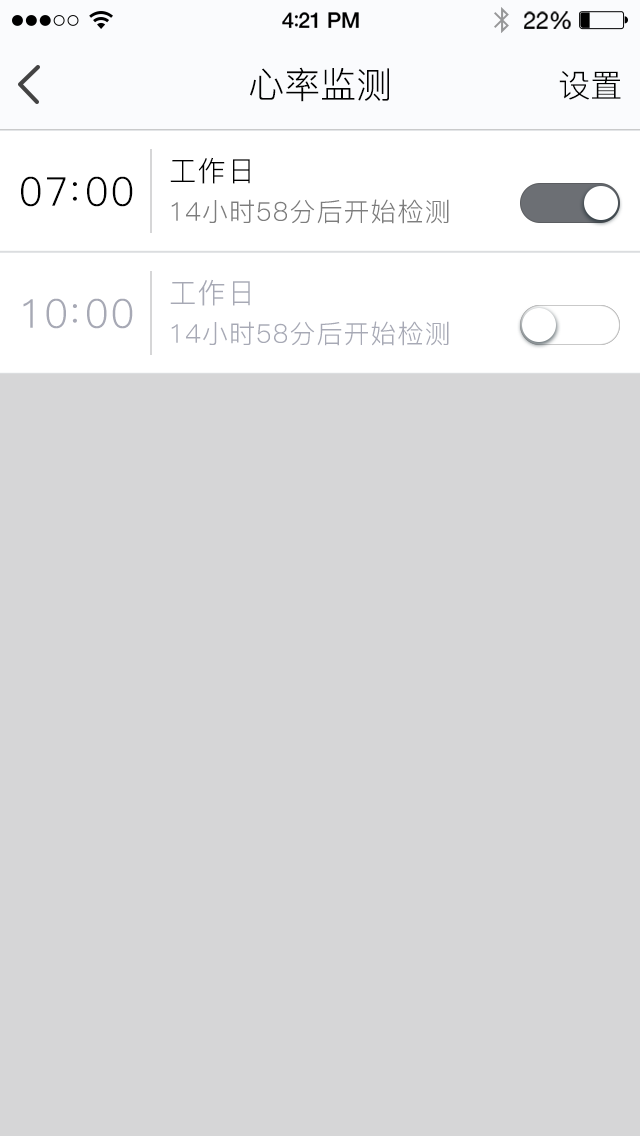
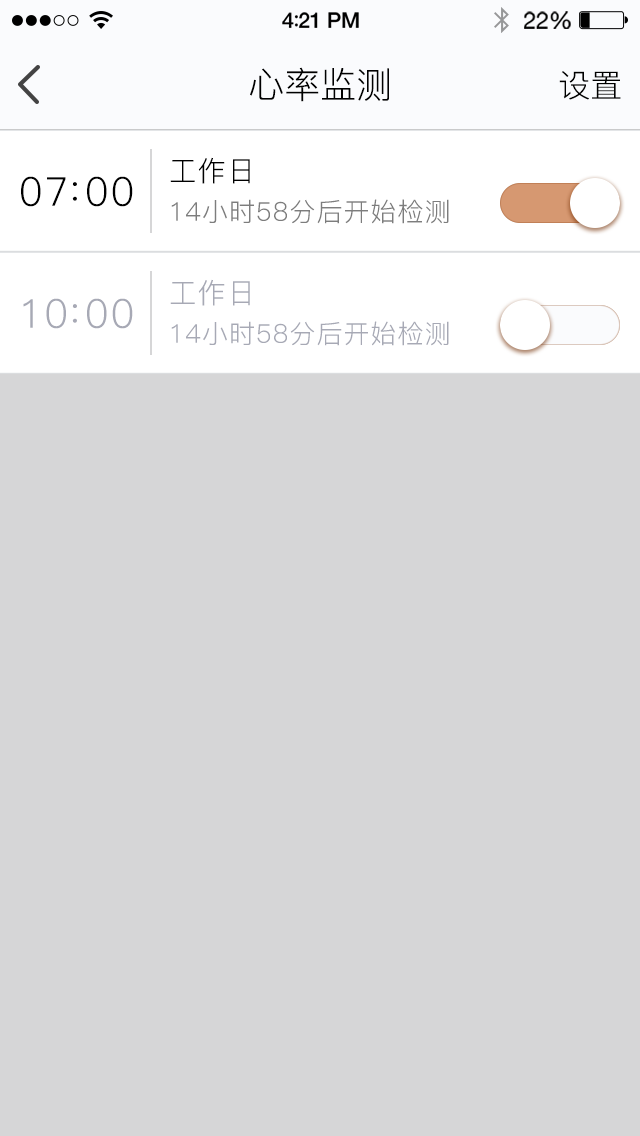
Before/after of a w=640, h=1136 layered artwork. What changed in the layer stack:
painted on "椭圆 32" (1st of 2, in "1" › "2") over [500, 300, 556, 350]
renamed "矩形 2" to "btn_switch_bg2", painted on it over [500, 305, 620, 345]
painted on "椭圆 32" (2nd of 2, in "1" › "1") over [570, 178, 620, 228]
renamed "矩形 2" to "btn_switch_bg2", painted on it over [500, 183, 620, 223]
